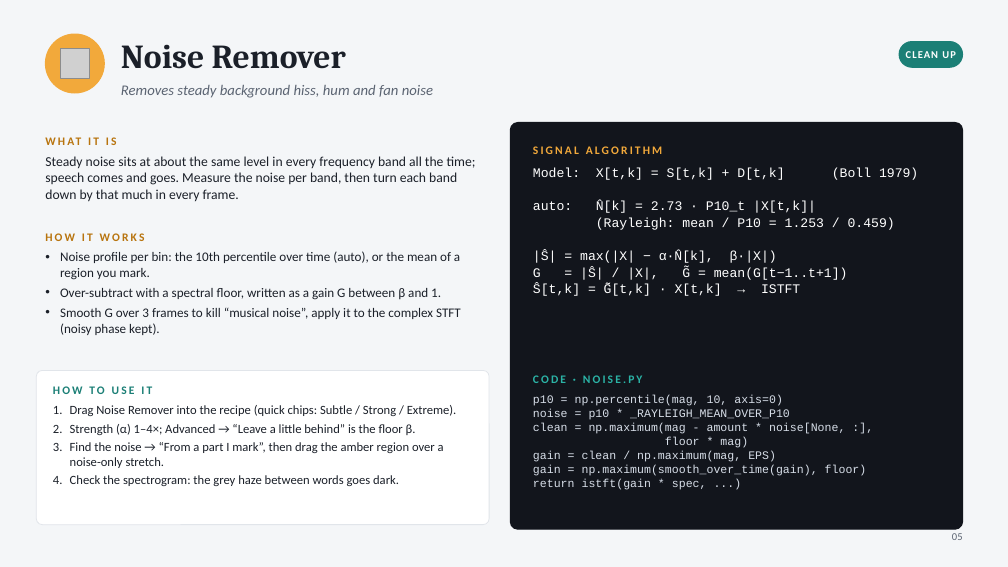
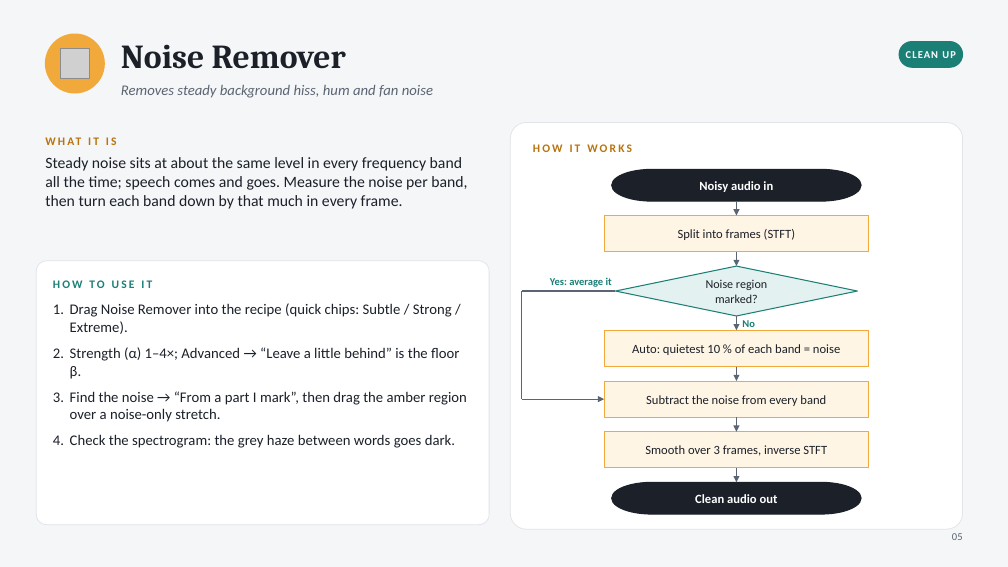
Before and after one commit to Nafis37/Audio_Chef, a slide deck: slide 5 of Audio_Chef.pptx. Drawn at 1008x567 pixels with LibreOffice and Linux fonts; fonts in the diff are those of the drawing; grey boxes stand for pictures. Boxes give left, top, right and bottom in pixels: in the first picture for what was removed or moved away, otherwise in the second. Text is boxed around its words. In the diff, an @@ line names an element or a change of style, - is before the commit and + after.

```diff
--- a/Audio_Chef.pptx
+++ b/Audio_Chef.pptx
@@ rounded rectangle at (x1=510, y1=123, x2=963, y2=529): fill #12151C to #FFFFFF; outline #12151C 1 pt to #E1E5EA 0.75 pt; proportions changed @@
@@ text "HOW IT WORKS" moved from (x1=45, y1=233, x2=145, y2=241) to (x1=533, y1=144, x2=632, y2=152) @@
@@ text removed at (x1=533, y1=146, x2=662, y2=154) @@
-SIGNAL ALGORITHM
@@ text "Steady noise sits at about ..." at (x1=45, y1=157, x2=467, y2=209): size 13 to 15 pt @@
@@ text removed at (x1=533, y1=168, x2=918, y2=296) @@
-Model: X[t,k] = S[t,k] + D[t,k] (Boll 1979)
-auto: N̂[k] = 2.73 · P10_t |X[t,k]|
-(Rayleigh: mean / P10 = 1.253 / 0.459)
-|Ŝ| = max(|X| − α·N̂[k], β·|X|)
-G = |Ŝ| / |X|, G̃ = mean(G[t−1..t+1])
-Ŝ[t,k] = G̃[t,k] · X[t,k] → ISTFT
@@ pill shape added at (x1=612, y1=169, x2=861, y2=201), fill #1B2029, outline #1B2029 1 pt, 12 pt, text #FFFFFF, bold @@
+Noisy audio in
@@ arrow added from (737, 201) to (737, 216), #5B6472 1.25 pt @@
@@ rectangle added at (x1=604, y1=216, x2=869, y2=252), fill #FFF5E4, outline #F2A93B 1 pt, 12 pt, text #1B2029 @@
+Split into frames (STFT)
@@ rounded rectangle resized from (x1=36, y1=371, x2=489, y2=525) to (x1=36, y1=261, x2=489, y2=525) @@
@@ text removed at (x1=60, y1=251, x2=461, y2=335) @@
-• Noise profile per bin: the 10th percentile over time (auto), or the mean of a region you mark.
-• Over-subtract with a spectral floor, written as a gain G between β and 1.
-• Smooth G over 3 frames to kill “musical noise”, apply it to the complex STFT (noisy phase kept).
@@ diamond added at (x1=616, y1=266, x2=858, y2=316), fill #E3F2F0, outline #1B7F76 1 pt, 11.5 pt, text #1B2029 @@
+Noise region marked?
@@ arrow added from (737, 252) to (737, 266), #5B6472 1.25 pt @@
@@ text "HOW TO USE IT" moved from (x1=53, y1=386, x2=152, y2=394) to (x1=53, y1=280, x2=152, y2=288) @@
@@ line added from (616, 291) to (522, 291), #5B6472 1.25 pt @@
@@ line added from (522, 291) to (522, 399), #5B6472 1.25 pt @@
@@ text added at (x1=550, y1=278, x2=612, y2=287), 10 pt, text #1B7F76, bold @@
+Yes: average it
@@ text "Drag Noise Remover into the ..." moved from (x1=70, y1=405, x2=457, y2=486) to (x1=70, y1=303, x2=467, y2=448) @@
@@ text "Drag Noise Remover into the ..." at (x1=70, y1=303, x2=467, y2=448): size 12 to 14 pt; more space between paragraphs @@
@@ arrow added from (737, 316) to (737, 330), #5B6472 1.25 pt @@
@@ text added at (x1=742, y1=320, x2=755, y2=327), 10 pt, text #1B7F76, bold @@
+No
@@ rectangle added at (x1=604, y1=330, x2=869, y2=367), fill #FFF5E4, outline #F2A93B 1 pt, 12 pt, text #1B2029 @@
+Auto: quietest 10 % of each band = noise
@@ text removed at (x1=533, y1=375, x2=643, y2=383) @@
-CODE · NOISE.PY
@@ rectangle added at (x1=604, y1=381, x2=869, y2=417), fill #FFF5E4, outline #F2A93B 1 pt, 12 pt, text #1B2029 @@
+Subtract the noise from every band
@@ arrow added from (737, 367) to (737, 381), #5B6472 1.25 pt @@
@@ arrow added from (522, 399) to (604, 399), #5B6472 1.25 pt @@
@@ text removed at (x1=533, y1=395, x2=867, y2=490) @@
-p10 = np.percentile(mag, 10, axis=0)
-noise = p10 * _RAYLEIGH_MEAN_OVER_P10
-clean = np.maximum(mag - amount * noise[None, :],
-floor * mag)
-gain = clean / np.maximum(mag, EPS)
-gain = np.maximum(smooth_over_time(gain), floor)
-return istft(gain * spec, ...)
@@ arrow added from (737, 417) to (737, 432), #5B6472 1.25 pt @@
@@ rectangle added at (x1=604, y1=432, x2=869, y2=468), fill #FFF5E4, outline #F2A93B 1 pt, 12 pt, text #1B2029 @@
+Smooth over 3 frames, inverse STFT
@@ arrow added from (737, 468) to (737, 482), #5B6472 1.25 pt @@
@@ pill shape added at (x1=612, y1=482, x2=861, y2=514), fill #1B2029, outline #1B2029 1 pt, 12 pt, text #FFFFFF, bold @@
+Clean audio out
```
Also in this commit, not shown: 17 other slides changed, 3 other files.
